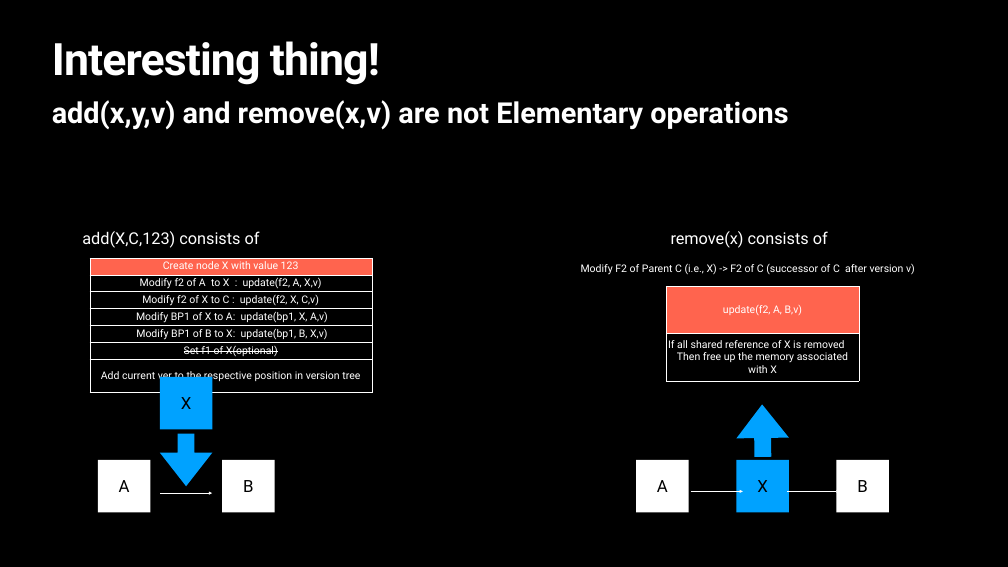
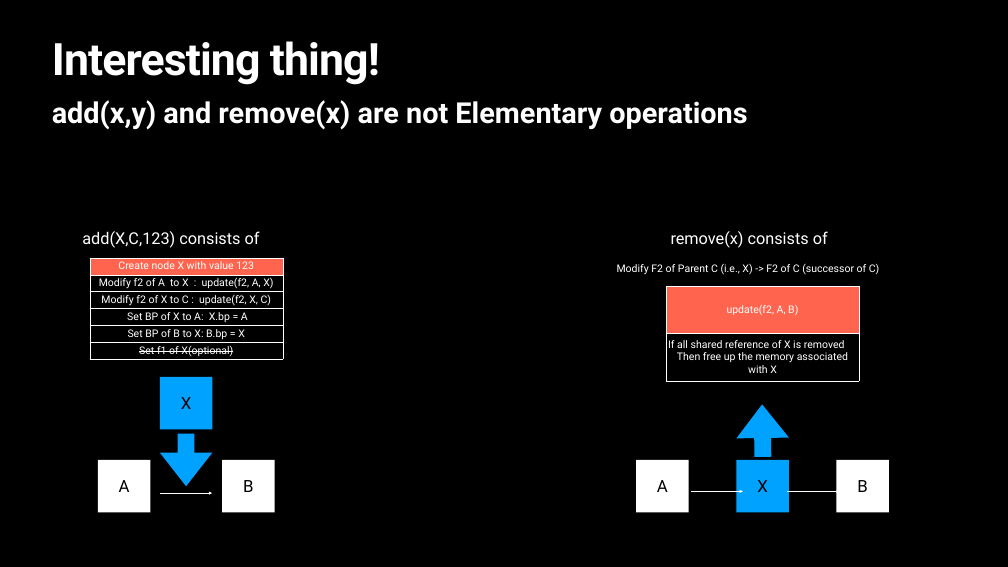
Before and after one commit to SirArthur7/PersistantDataStructure, a slide deck: slide 14 of Our_Presentation_slides/fullPersistentLL_pointerM.pptx (slide 3 before the commit). Drawn at 1008x567 pixels with LibreOffice and Linux fonts; fonts in the diff are those of the drawing. Boxes give left, top, right and bottom in pixels: in the first picture for what was removed or moved away, otherwise in the second. Text is boxed around its words. In the diff, an @@ line names an element or a change of style, - is before the commit and + after.

```diff
--- a/Our_Presentation_slides/fullPersistentLL_pointerM.pptx
+++ b/Our_Presentation_slides/fullPersistentLL_pointerM.pptx
@@ text at (52, 100, 747, 130): text changed @@
-add(x,y,v) and remove(x,v) are not Elementary operations
+add(x,y) and remove(x) are not Elementary operations
@@ table at (90, 258, 283, 360) @@
-row 2, column 1: Modify f2 of A to X : update(f2, A, X,v)
+row 2, column 1: Modify f2 of A to X : update(f2, A, X)
-row 3, column 1: Modify f2 of X to C : update(f2, X, C,v)
+row 3, column 1: Modify f2 of X to C : update(f2, X, C)
-row 4, column 1: Modify BP1 of X to A: update(bp1, X, A,v)
+row 4, column 1: Set BP of X to A: X.bp = A
-row 5, column 1: Modify BP1 of B to X: update(bp1, B, X,v)
+row 5, column 1: Set BP of B to X: B.bp = X
-row 7: Add current ver to the respective position in version tree
@@ table: place and size @@
-table at (90, 258, 372, 386)
+table at (90, 258, 283, 360)
@@ text at (617, 264, 879, 275): text changed @@
-Modify F2 of Parent C (i.e., X) -> F2 of C (successor of C after version v)
+Modify F2 of Parent C (i.e., X) -> F2 of C (successor of C)
@@ table at (666, 286, 859, 381) @@
-row 1, column 1: update(f2, A, B,v)
+row 1, column 1: update(f2, A, B)
```
Also in this commit, not shown: 17 other slides changed, 43 slides added, 60 slides removed, 11 other files.
